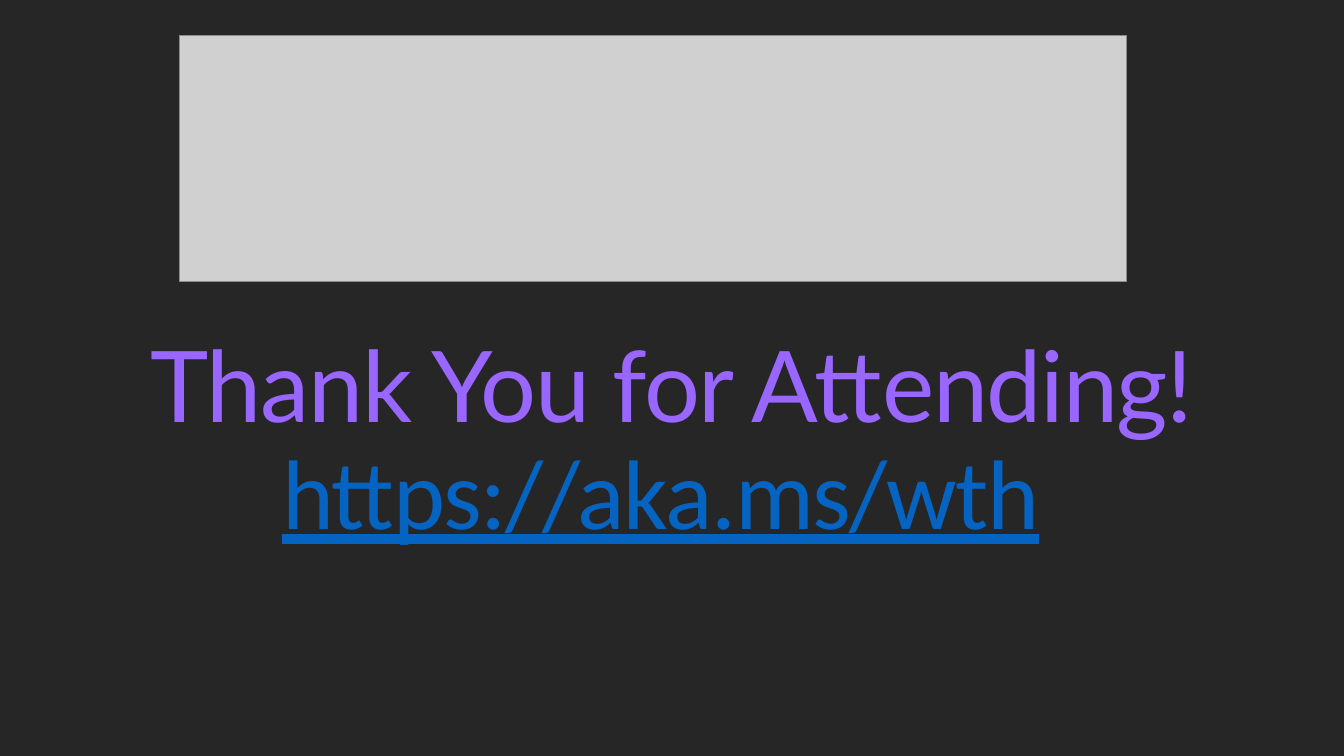
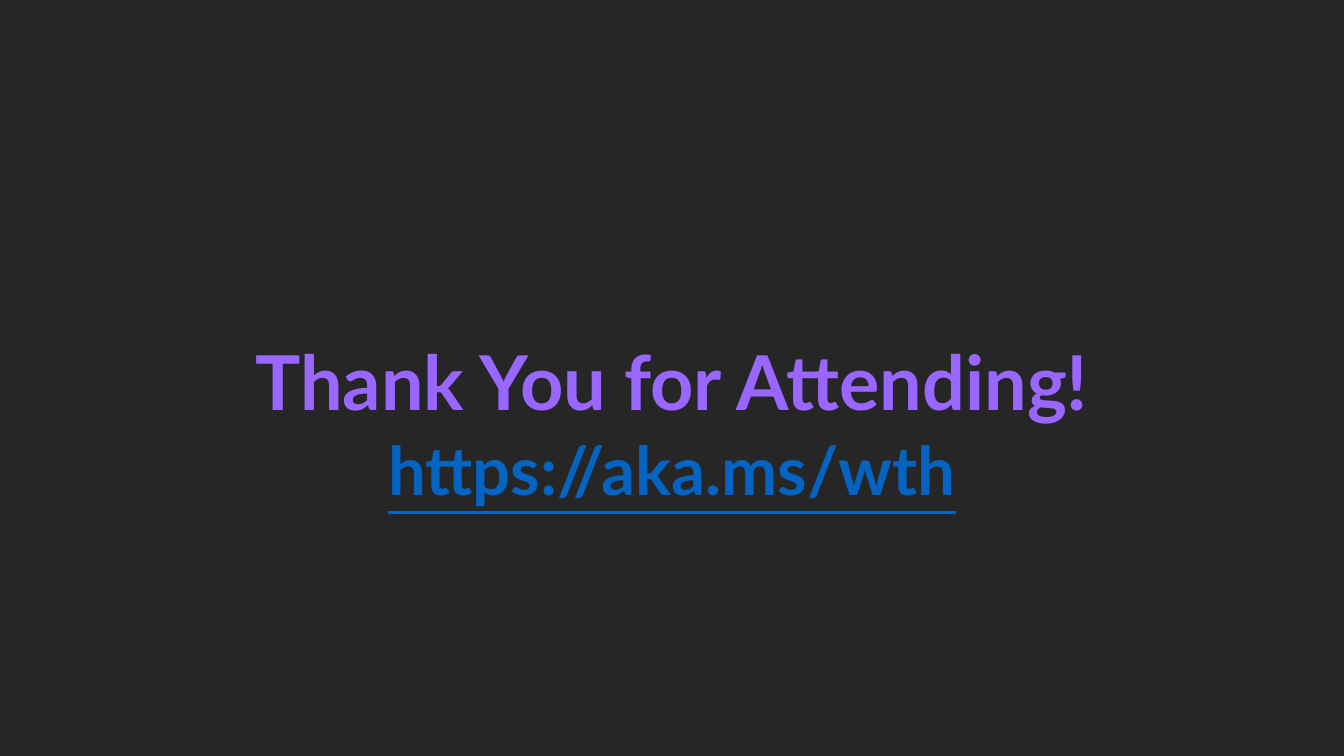
Before and after one commit to microsoft/WhatTheHack, a slide deck: slide 13 of 000-HowToHack/WTH-Lectures-Template.pptx. Drawn at 1344x756 pixels with LibreOffice and Linux fonts; fonts in the diff are those of the drawing; grey boxes stand for pictures; background and template pictures are left out. Boxes give left, top, right and bottom in pixels: in the first picture for what was removed or moved away, otherwise in the second. Text is boxed around its words. In the diff, an @@ line names an element or a change of style, - is before the commit and + after.

```diff
--- a/000-HowToHack/WTH-Lectures-Template.pptx
+++ b/000-HowToHack/WTH-Lectures-Template.pptx
@@ picture removed at (179,35,1126,281) @@
@@ title "Thank You for Attending!" at (256,354,1088,424): vertical alignment top to bottom @@
@@ title at (256,354,1088,424): text changed; size 70.6 to 54 pt; bold on @@
-Thank You for Attending!
-https://aka.ms/wth
+Thank You for Attending!
@@ subtitle added at (388,445,955,506), 48 pt, text #0563C1, bold, underline @@
+https://aka.ms/wth
```
Also in this commit, not shown: 11 other slides changed.
